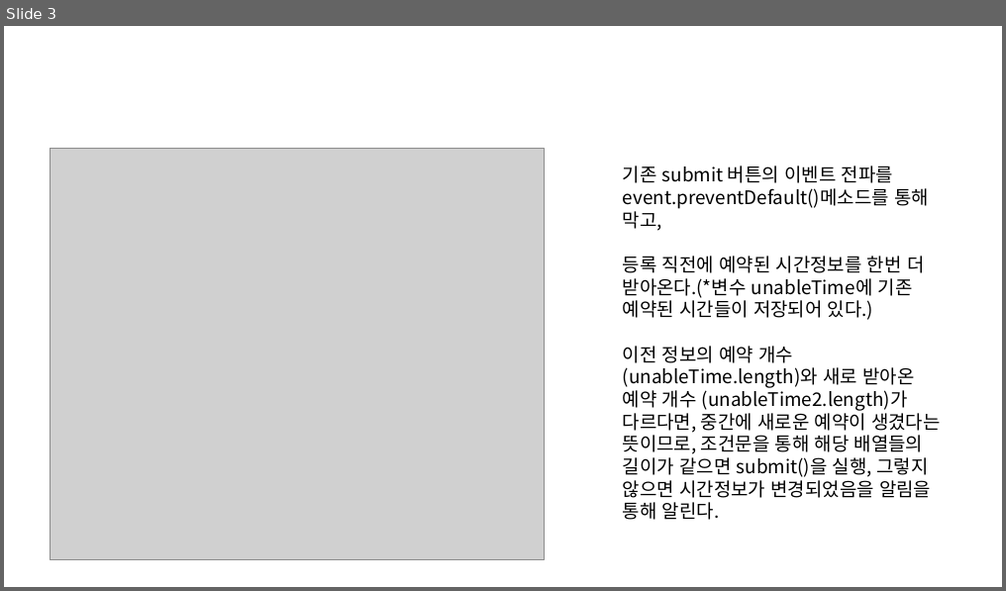
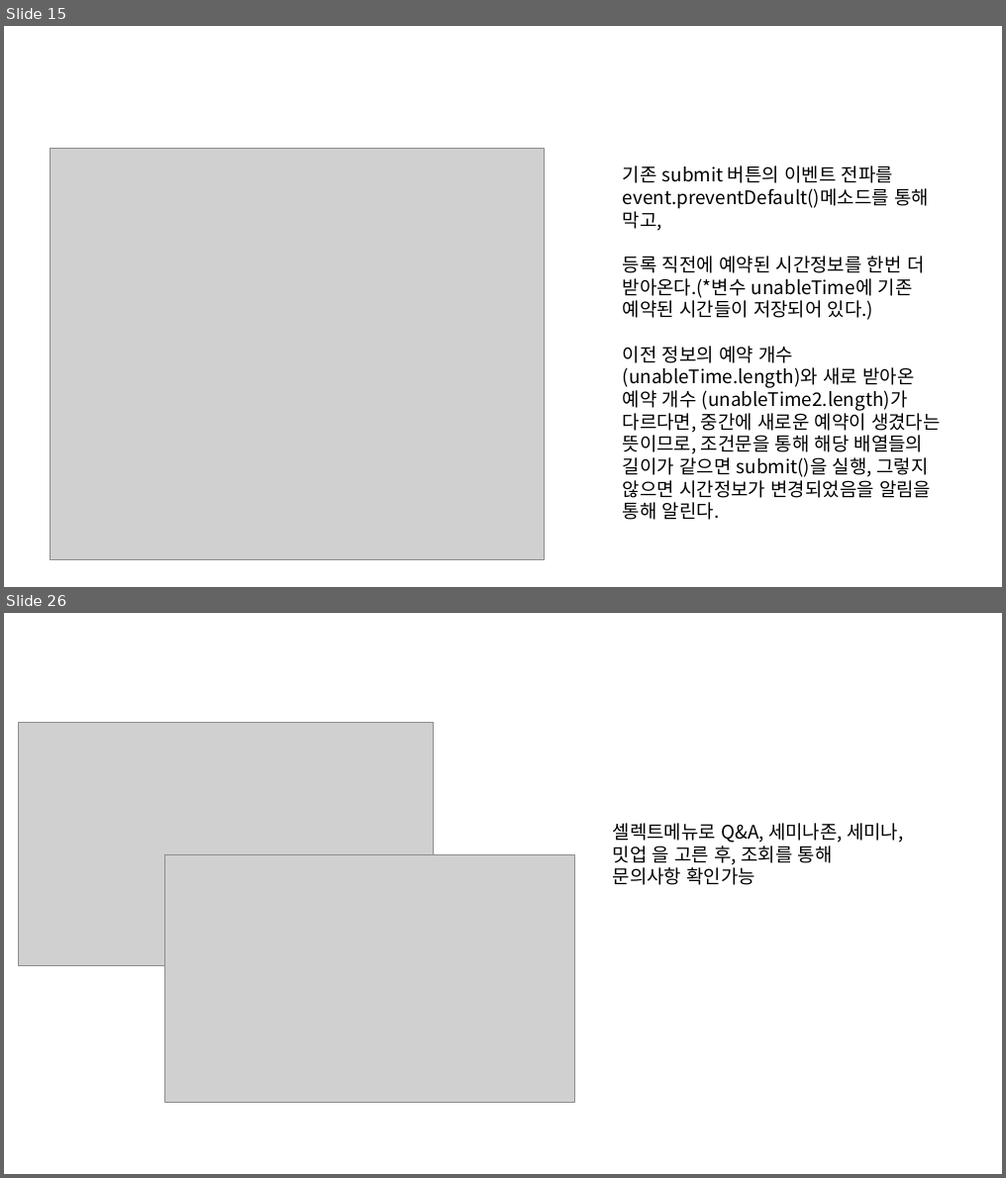
Before and after one commit to ezenteam2/e-Zone, a slide deck: 0 발표용 파워포인트/0501 5차발표/0501 project05 - 파워포인트 - 형준.pptx. Shown one above the other, each under a label of ours: slide 3 before the commit, slides 15 and 26 after it; the slides between them are not shown. The pictures are 1006x591 and 1006x1178 pixels, drawn with LibreOffice and Linux fonts; fonts in the diff are those of the drawing; grey boxes stand for pictures. Boxes give left, top, right and bottom in pixels: in the first picture for what was removed or moved away, otherwise in the second. Text is boxed around its words. In the diff, an @@ line names an element or a change of style, - is before the commit and + after.

```diff
--- a/0 발표용 파워포인트/0501 5차발표/0501 project05 - 파워포인트 - 형준.pptx
+++ b/0 발표용 파워포인트/0501 5차발표/0501 project05 - 파워포인트 - 형준.pptx
@@ slide 26 added at [4,613,1002,1174], background #FFFFFF @@
@@ picture added at [18,722,433,965] @@
@@ text added at [613,823,903,885], 18 pt, text #000000 @@
+셀렉트메뉴로 Q&A, 세미나존, 세미나, 밋업 을 고른 후, 조회를 통해
+문의사항 확인가능
@@ picture added at [164,855,574,1103] @@
@@ what was slide 3 is now slide 15 @@
```
Also in this commit, not shown: 31 other slides added.
